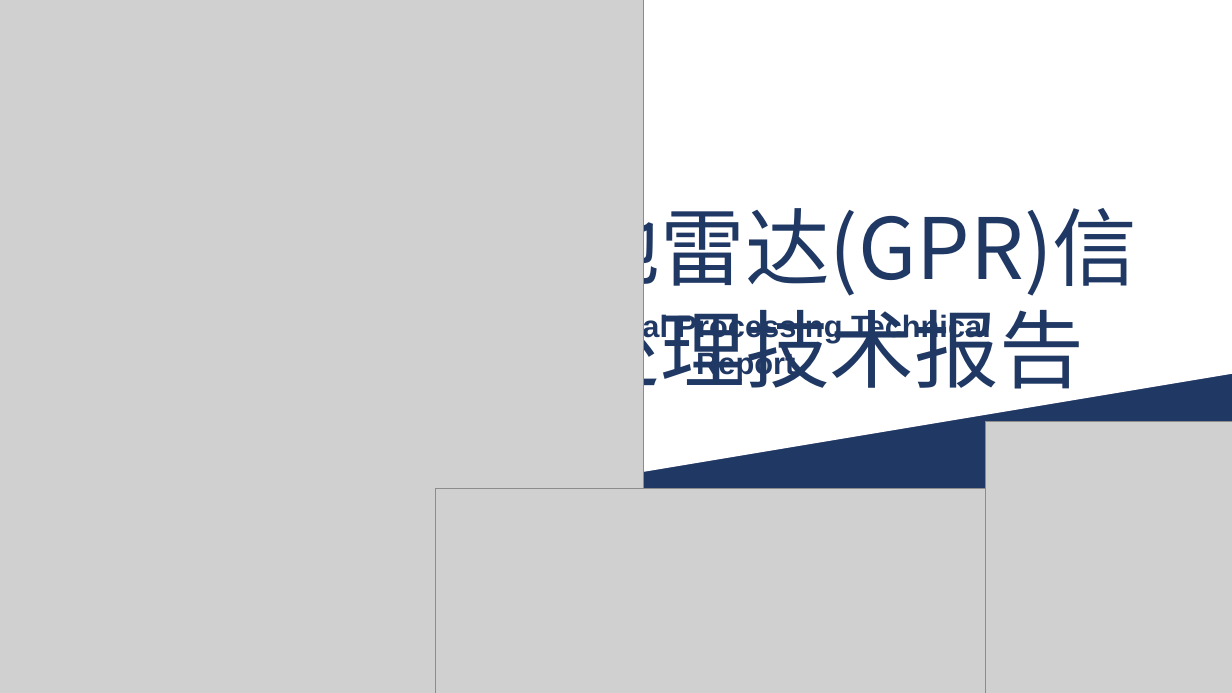
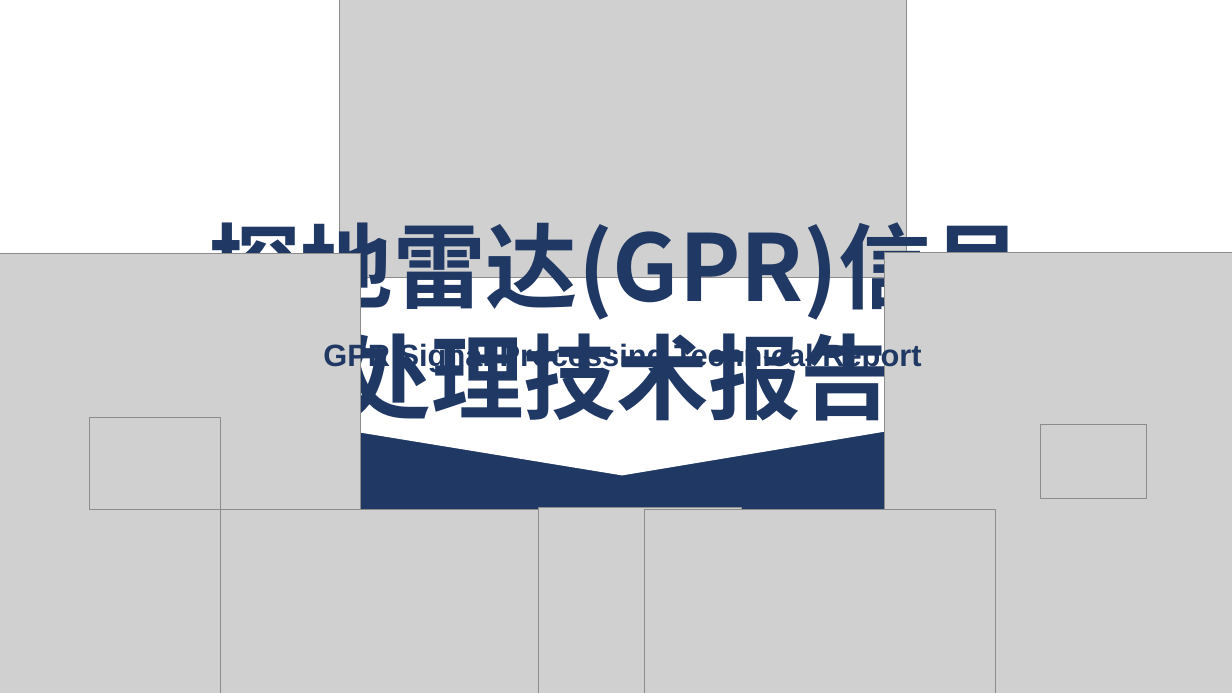
Before and after one commit to CYberkra/temp_repository, a slide deck: slide 1 of GPR算法报告_2026-03-02.pptx. Drawn at 1232x693 pixels with LibreOffice and Linux fonts; fonts in the diff are those of the drawing; grey boxes stand for pictures. Boxes give left, top, right and bottom in pixels: in the first picture for what was removed or moved away, otherwise in the second. Text is boxed around its words. In the diff, an @@ line names an element or a change of style, - is before the commit and + after.

Commit message:
Update GPR algorithm report PPT

```diff
--- a/GPR算法报告_2026-03-02.pptx
+++ b/GPR算法报告_2026-03-02.pptx
@@ picture removed at (0, 0, 643, 693) @@
@@ picture added at (339, 0, 907, 277) @@
@@ text "探地雷达(GPR)信号处理技术报告": place and size @@
-text "探地雷达(GPR)信号处理技术报告" at (491, 194, 1138, 402)
+text "探地雷达(GPR)信号处理技术报告" at (208, 207, 1023, 435)
@@ text "探地雷达(GPR)信号处理技术报告" at (208, 207, 1023, 435): size 66 to 72 pt, bold on; alignment left to centre @@
@@ picture added at (0, 254, 360, 693) @@
@@ picture added at (884, 252, 1232, 693) @@
@@ rectangle: place and size @@
-rectangle at (0, 318, 1232, 370)
+rectangle at (0, 289, 1232, 372)
@@ text "GPR Signal Processing Technical Report" rewrapped from (491, 194, 1138, 379) to (323, 341, 921, 371) @@
@@ picture added at (90, 418, 221, 510) @@
@@ picture removed at (986, 421, 1232, 693) @@
@@ picture added at (1041, 424, 1147, 499) @@
@@ picture removed at (436, 489, 1083, 693) @@
@@ picture added at (539, 507, 741, 693) @@
@@ picture added at (221, 510, 563, 693) @@
@@ picture added at (645, 510, 996, 693) @@
```
Also in this commit, not shown: 4 other slides changed.
